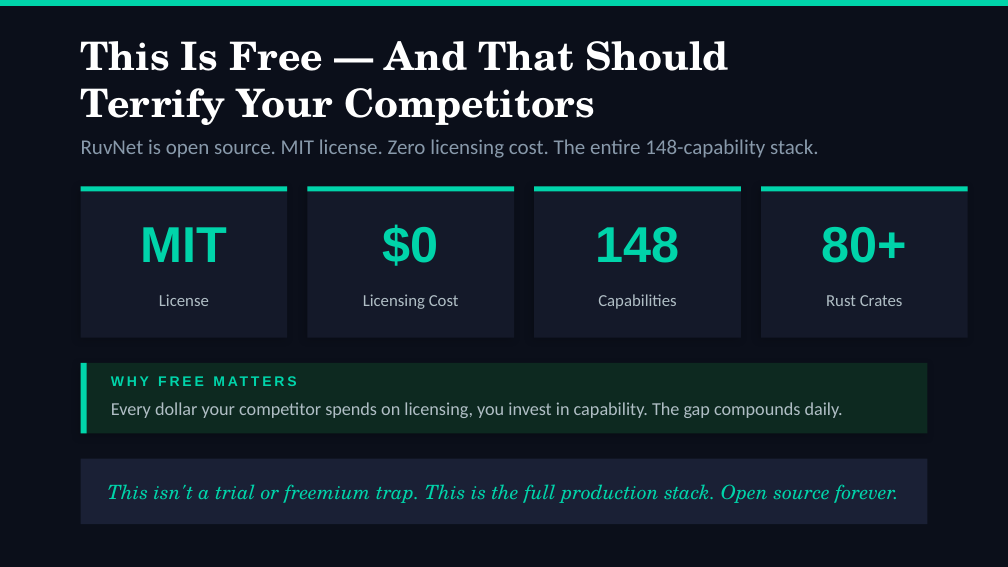
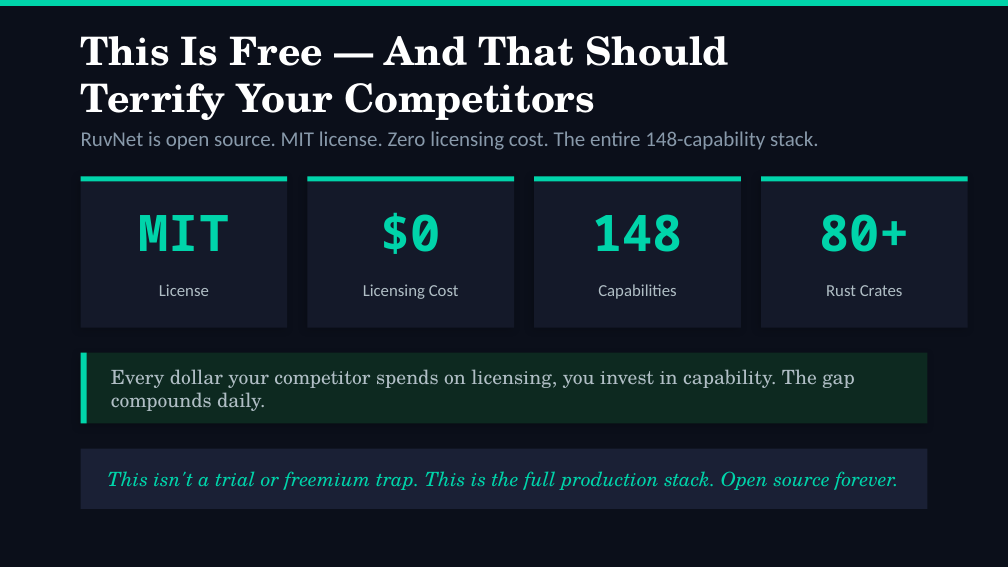
Before and after one commit to JLMA-Agentic-Ai/jlma-Ask-Ruvnet, a slide deck: slide 15 of docs/presentations/CEO-Deck-RuvNet-2026.pptx (slide 10 before the commit). Drawn at 1008x567 pixels with LibreOffice and Linux fonts; fonts in the diff are those of the drawing. Boxes give left, top, right and bottom in pixels: in the first picture for what was removed or moved away, otherwise in the second. Text is boxed around its words. In the diff, an @@ line names an element or a change of style, - is before the commit and + after.

```diff
--- a/docs/presentations/CEO-Deck-RuvNet-2026.pptx
+++ b/docs/presentations/CEO-Deck-RuvNet-2026.pptx
@@ text "This Is Free — And ...": place and size @@
-text "This Is Free — And ..." at [81,41,729,125]
+text "This Is Free — And ..." at [81,36,729,120]
@@ text "RuvNet is open source. MIT ...": place and size @@
-text "RuvNet is open source. MIT ..." at [81,139,818,158]
+text "RuvNet is open source. MIT ..." at [81,131,818,150]
@@ font Arial to Noto Sans Mono in 4 elements at [139,215,230,251], [381,212,441,254], [592,214,683,252], [819,214,910,252] @@
@@ 10 rectangles, 8 texts: place and size @@
-10 rectangles, 8 texts at [81,186,968,433]
+10 rectangles, 8 texts at [81,176,968,423]
@@ text "Every dollar your competitor spends ...": place and size @@
-text "Every dollar your competitor spends ..." at [111,402,843,418]
+text "Every dollar your competitor spends ..." at [111,369,855,411]
@@ text "Every dollar your competitor spends ..." at [111,369,855,411]: size 13 to 14 pt, font Calibri to TeX Gyre Schola @@
@@ text removed at [111,368,413,393] @@
-WHY FREE MATTERS
@@ rectangle: place and size @@
-rectangle at [81,459,927,524]
+rectangle at [81,449,927,509]
@@ text "This isn't a trial or ...": place and size @@
-text "This isn't a trial or ..." at [108,484,898,503]
+text "This isn't a trial or ..." at [108,471,898,490]
```
Also in this commit, not shown: 14 other slides changed, 4 slides added, 4 slides removed, 3 other files.
